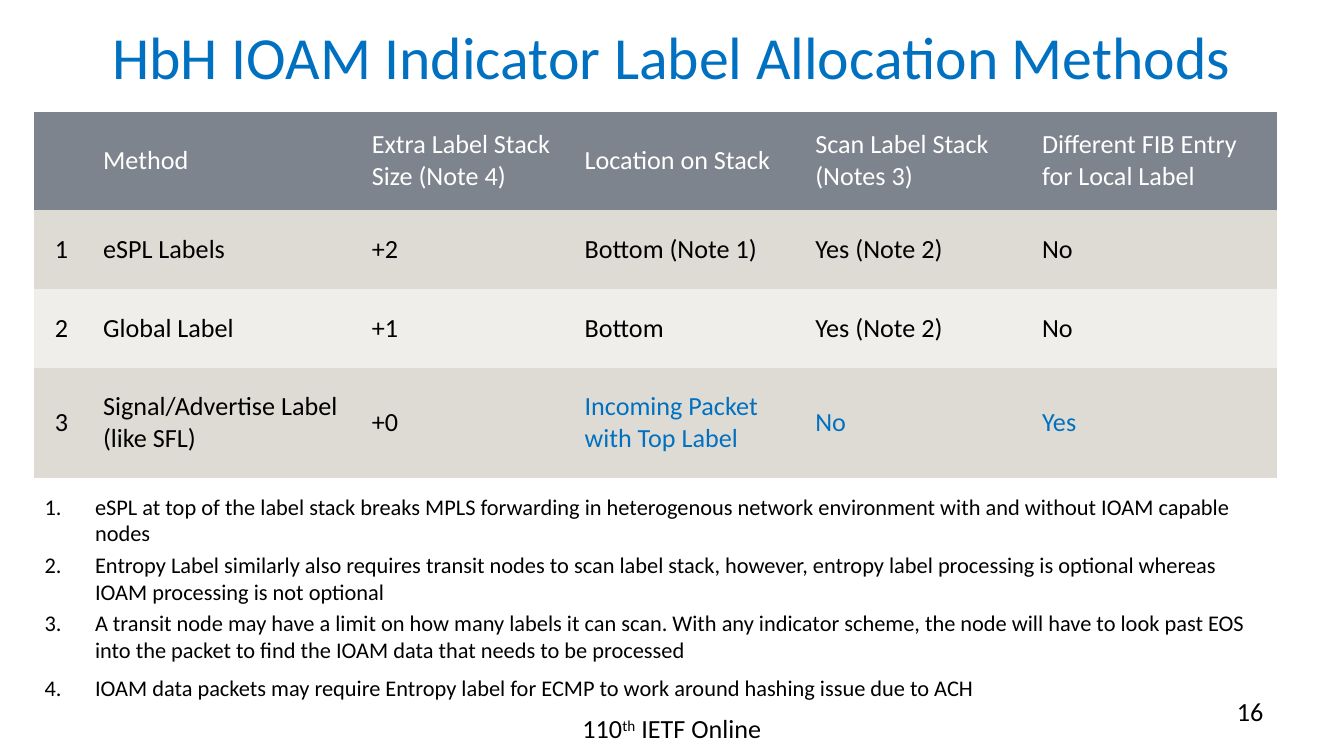
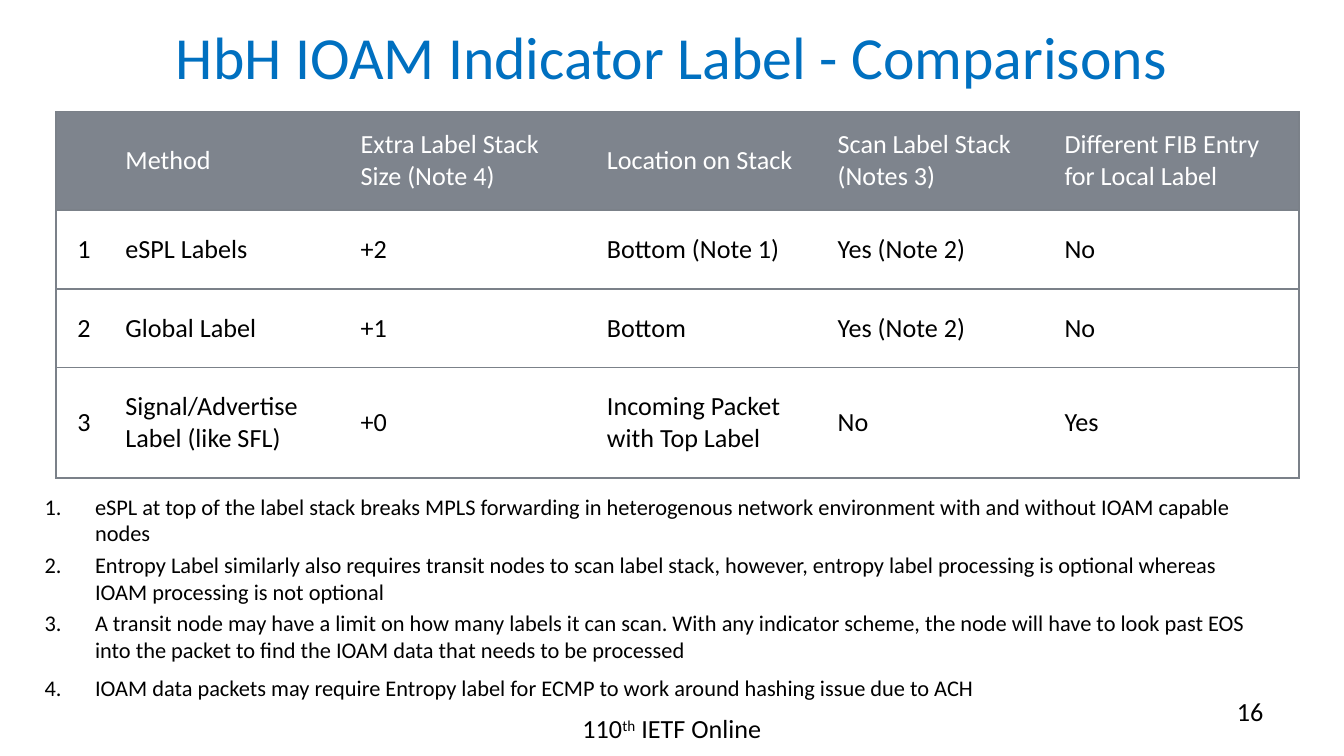
Before and after one commit to rakgandhi/ietf-slides, a slide deck: slide 16 of draft-gandhi-mpls-ioam-sr-05.pptx. Drawn at 1344x756 pixels with LibreOffice and Linux fonts; fonts in the diff are those of the drawing. Boxes give left, top, right and bottom in pixels: in the first picture for what was removed or moved away, otherwise in the second. Text is boxed around its words. In the diff, an @@ line names an element or a change of style, - is before the commit and + after.

```diff
--- a/draft-gandhi-mpls-ioam-sr-05.pptx
+++ b/draft-gandhi-mpls-ioam-sr-05.pptx
@@ title at (x1=176, y1=37, x2=1166, y2=89): text changed @@
-HbH IOAM Indicator Label Allocation Methods
+HbH IOAM Indicator Label - Comparisons
@@ table at (x1=56, y1=112, x2=1301, y2=478) @@
@@ fill #7E848D to none in row 1 @@
@@ fill #DFDCD5 to none in 12 cells @@
@@ fill #F0EEEB to none in row 3 @@
@@ text colour #0070C0 to #000000 in "Incoming Packet with Top Label", "No", "Yes" @@
@@ borders changed @@
@@ table moved from (x1=34, y1=112, x2=1278, y2=478) to (x1=56, y1=112, x2=1301, y2=478) @@
```
Also in this commit, not shown: 1 other slide changed, 1 other file.
